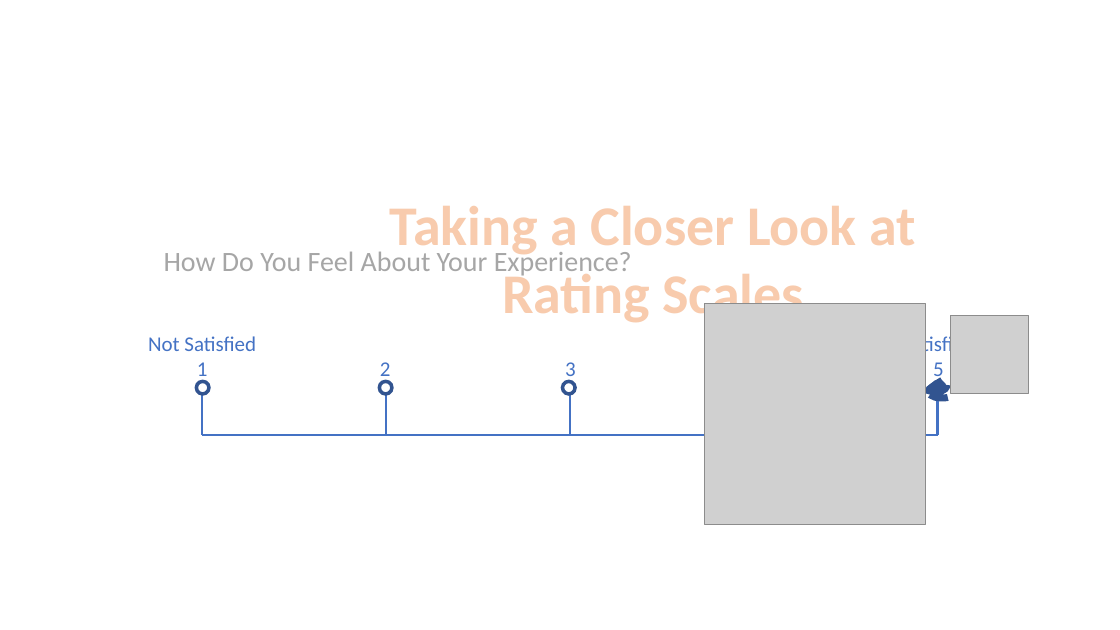
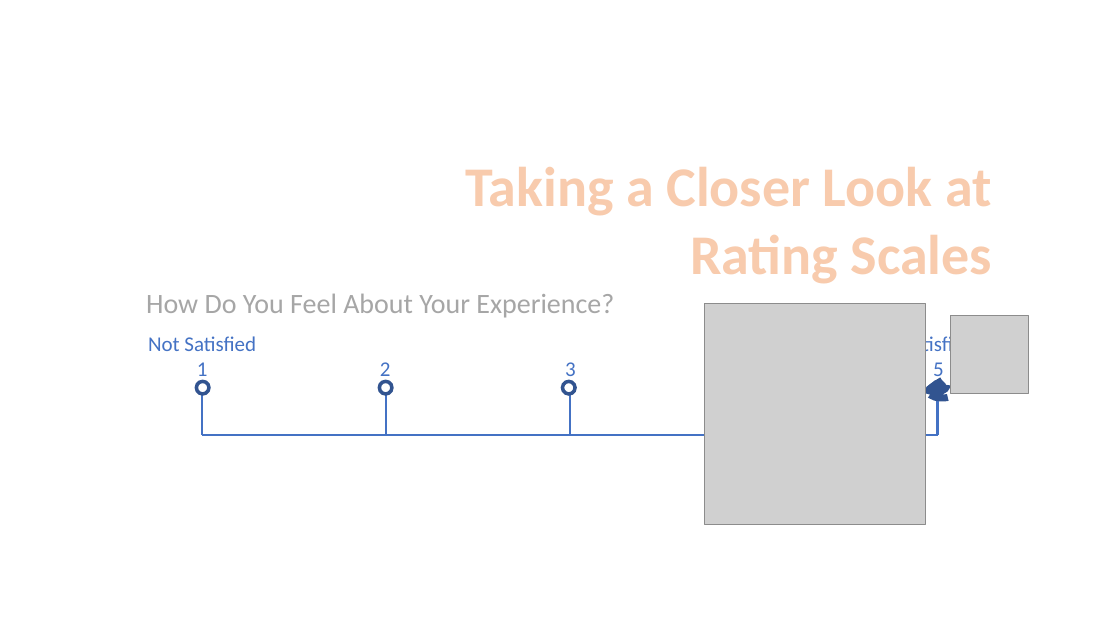
Before and after one commit to kevinclee26/BCS_Dashboard, a slide deck: slide 8 of image/medium.pptx. Drawn at 1120x630 pixels with LibreOffice and Linux fonts; fonts in the diff are those of the drawing; grey boxes stand for pictures. Boxes give left, top, right and bottom in pixels: in the first picture for what was removed or moved away, otherwise in the second. Text is boxed around its words. In the diff, an @@ line names an element or a change of style, - is before the commit and + after.

```diff
--- a/image/medium.pptx
+++ b/image/medium.pptx
@@ text "Taking a Closer Look at ...": place and size @@
-text "Taking a Closer Look at ..." at <box>390,206,916,326</box>
+text "Taking a Closer Look at ..." at <box>465,167,992,283</box>
@@ text "Taking a Closer Look at ..." at <box>465,167,992,283</box>: alignment centre to right @@
@@ text "How Do You Feel About ..." rewrapped from <box>164,248,632,278</box> to <box>146,294,614,318</box> @@
```
Also in this commit, not shown: 2 other files.
